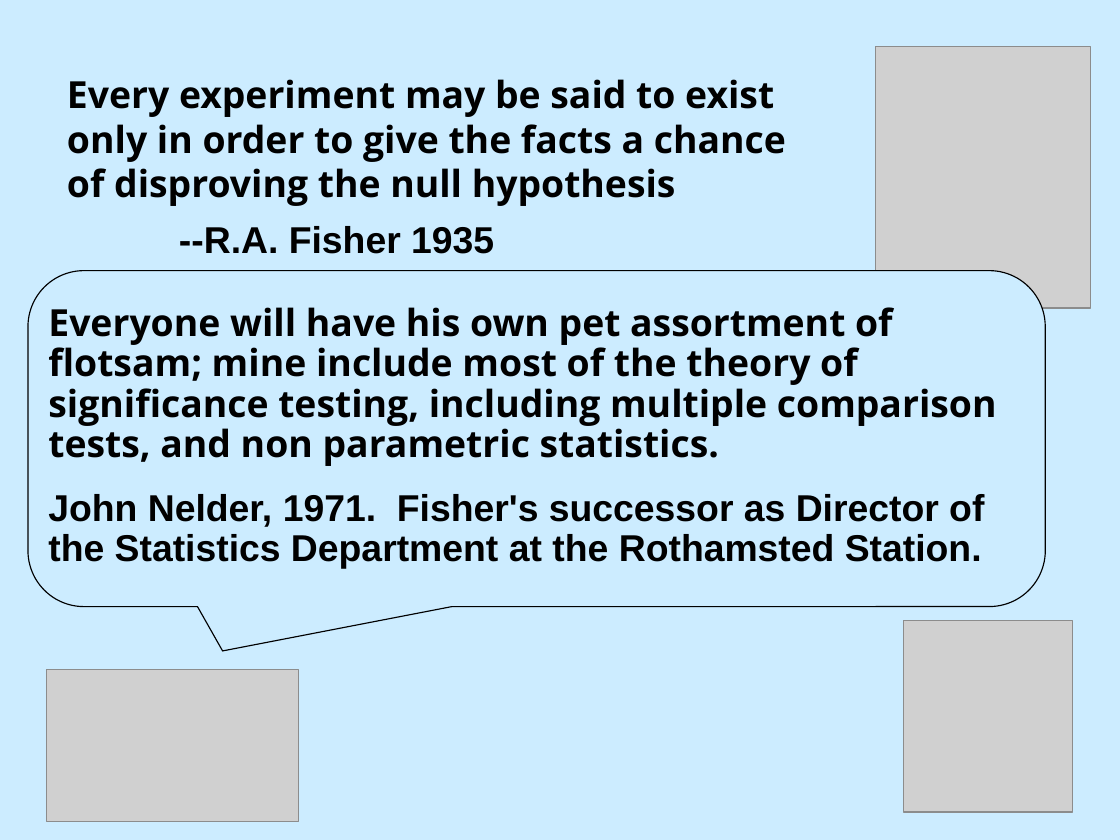
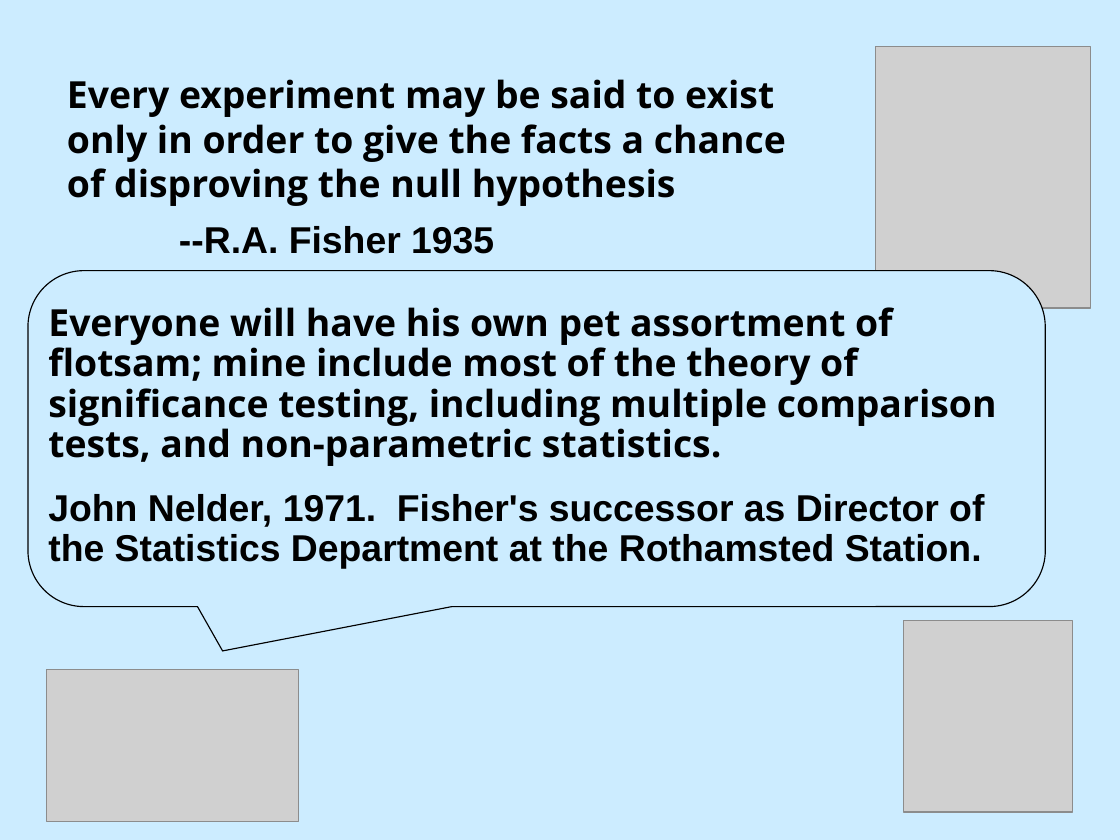
Before and after one commit to DavidCSchneider/StatisticalScience, a slide deck: slide 19 of LNotes/Pt1/Ch1_1.ppt (slide 20 before the commit). Drawn at 1120x840 pixels with LibreOffice and Linux fonts; fonts in the diff are those of the drawing; grey boxes stand for pictures. Boxes give left, top, right and bottom in pixels: in the first picture for what was removed or moved away, otherwise in the second. Text is boxed around its words. In the diff, an @@ line names an element or a change of style, - is before the commit and + after.

```diff
--- a/LNotes/Pt1/Ch1_1.ppt
+++ b/LNotes/Pt1/Ch1_1.ppt
@@ text at (48, 307, 997, 466): text changed @@
-Everyone will have his own pet assortment of flotsam; mine include most of the theory of significance testing, including multiple comparison tests, and non parametric statistics.
+Everyone will have his own pet assortment of flotsam; mine include most of the theory of significance testing, including multiple comparison tests, and non-parametric statistics.
```
Also in this commit, not shown: 28 other slides changed, 6 slides added, 4 slides removed, 3 other files.
